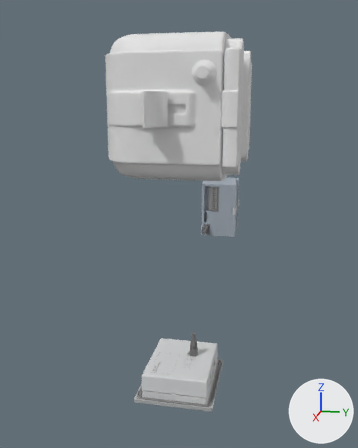
Before and after pictures for a commit that changed the FBX model PAP_v5.fbx.
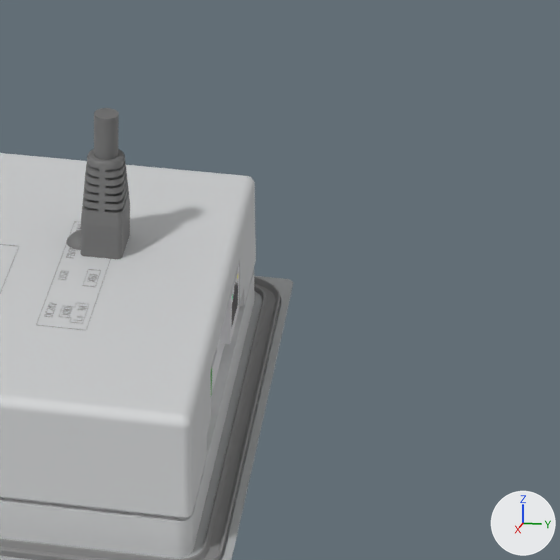
Old and new are each drawn whole from a 50 mm camera at (0.688, 0.047, 0.008) aimed at (-0.124, -0.116, -0.195) and again close up on the part from 49% to 74% of the width and 70% to 90% of the height. The axes (+X, +Y, +Z) are drawn at lower right. The lights are the same throughout. Where no turn or scale is listed for an object, it has been applied to the vertices.

Before the edit, the objects in view are built like this:
```python
me_body2_002 = bpy.data.meshes.new('Body2.002')
me_body2_002.from_pydata(...)  # 3596 vertices, 7192 faces; spans x -0.7..0.7, y 0.0..2.8, z 0.5..2.05
me_body2_002.materials.append(mat_opaque_41_41_41)  # grey #707070
ob_body2_003 = bpy.data.objects.new('Body2.003', me_body2_002)
ob_body2_003.parent = ob_ethernet_cable_001
ob_body2_003.location = (0.0, 0.0, 0.0)
ob_body2_003.scale = (10.0, 10.0, 10.0)
ob_ethernet_cable_1_001 = bpy.data.objects.new('ethernet_cable:1.001', None)
ob_ethernet_cable_1_001.parent = ob_ethernet_cable_v1_001
ob_ethernet_cable_1_001.location = (0.0, 0.0, 0.0)
ob_ethernet_cable_v1_2 = bpy.data.objects.new('ethernet_cable v1:2', None)
ob_ethernet_cable_v1_2.parent = ob_first_try_pap_v5
ob_ethernet_cable_v1_2.location = (-14.59, -381.0, 60.06)
# also in view: 'Body1.004' at (-0.015, -0.07, -0.359); 'Body1' at (0.001, -0.086, -0.398)
```
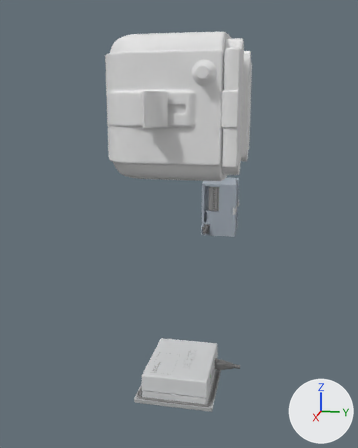
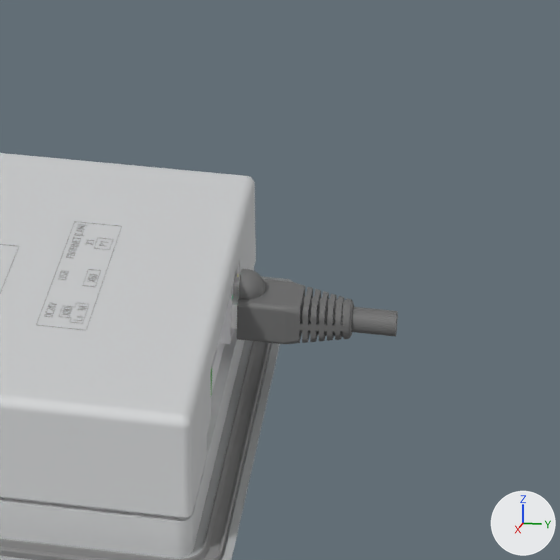
Commit message: update modelo 3d

ob_ethernet_cable_v1_2 is not drawn itself; it is the parent of ob_ethernet_cable_v1_001.
ob_ethernet_cable_1_001 is not drawn itself; it is the parent of ob_ethernet_cable_001.

Where the change shows, as pixel boxes [x1, y1, x2, y2] in the close-ups (560 x 560 px):
'Body2.003', moved, turned
    before: [66, 149, 130, 259]
    after: [237, 269, 354, 344]
'Body1.004', moved, turned
    before: [94, 108, 119, 160]
    after: [351, 307, 398, 336]
'Body3.003', moved, turned (not visible before)
    after: [231, 276, 240, 329]

The change, as a list of edits to the scene's bpy script:
```text
Change ob_ethernet_cable_v1_2:
    ob_ethernet_cable_v1_2.location: (-14.59, -381.0, 60.06) -> (-14.59, -382.0, 60.06)
    ob_ethernet_cable_v1_2.rotation_euler: (0.0, 0.0, 0.0) -> (-1.571, 0.0, 0.0)  # degrees (0, 0, 0) -> degrees (-90, 0, 0)
Change ob_ethernet_cable_1_001:
    ob_ethernet_cable_1_001.location: (0.0, 0.0, 0.0) -> (-2.275, 23.77, -21.15)
```
